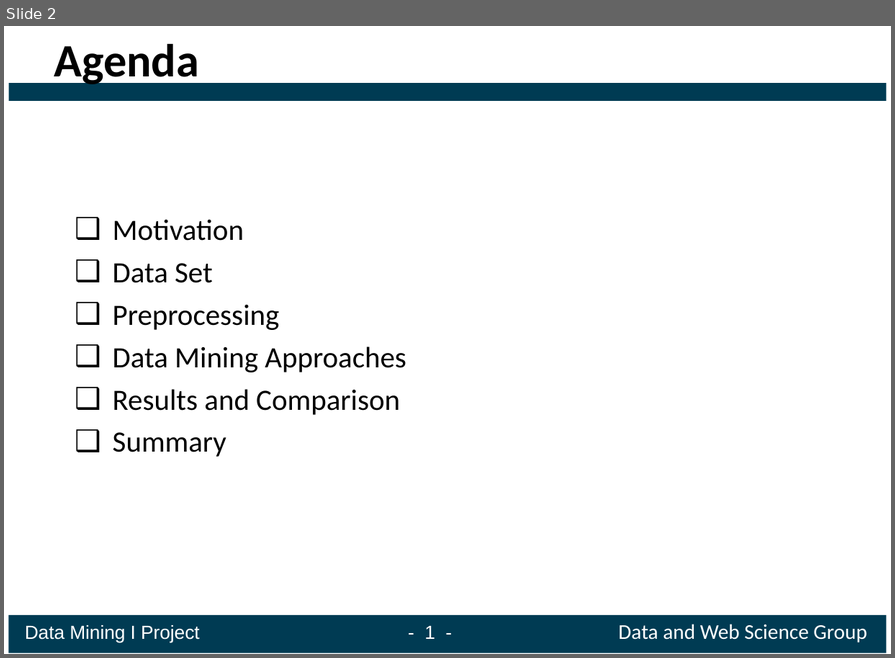
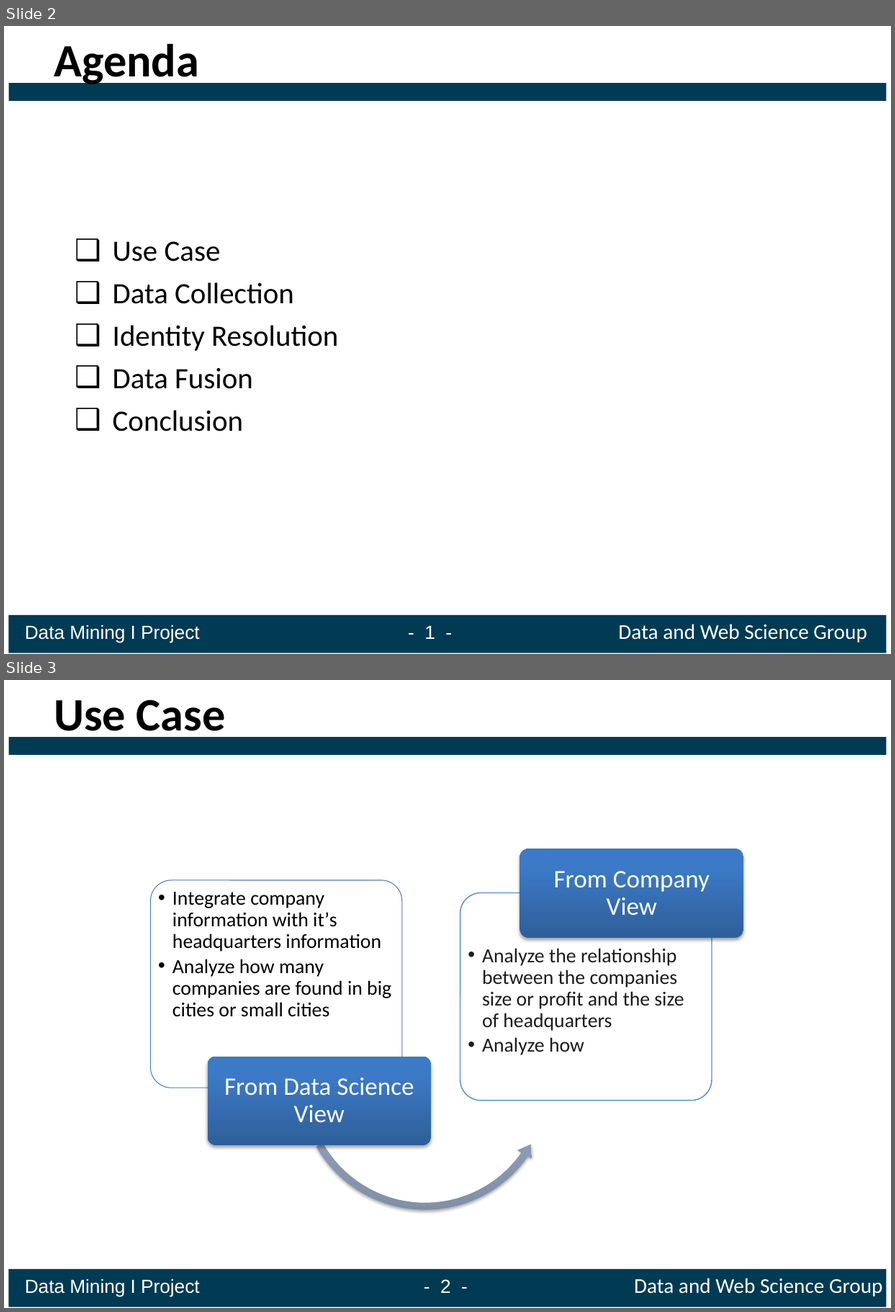
Before and after one commit to ofrendo/WebDataIntegration, a slide deck: presentation/Presentation_template.pptx. Shown one above the other, each under a label of ours: slide 2 before the commit, slides 2 and 3 after it. The pictures are 895x658 and 895x1312 pixels, drawn with LibreOffice and Linux fonts; fonts in the diff are those of the drawing. Boxes give left, top, right and bottom in pixels: in the first picture for what was removed or moved away, otherwise in the second. Text is boxed around its words. In the diff, an @@ line names an element or a change of style, - is before the commit and + after.

```diff
--- a/presentation/Presentation_template.pptx
+++ b/presentation/Presentation_template.pptx
@@ slide 3 added at [4,680,891,1308], background #FFFFFF; not listed: 2 template elements that a slide beside it also shows @@
@@ title added at [54,699,226,742], 44 pt, text #000000, bold @@
+Use Case
@@ group added at [150,849,744,1214]: 4 rounded rectangles, 4 texts, 1 left circular arrow @@
+  •• Integrate company information with it’s headquarters information
+  •• Analyze how many companies are found in big cities or small cities
+From Data Science View
+  •• Analyze the relationship between the companies size or profit and the size of headquarters
+  •• Analyze how
+From Company View
@@ text added at [25,1278,882,1297], 20 pt, text #FFFFFF @@
+Data Mining I Project - 2 - Data and Web Science Group
@@ slide 2 changed as well @@
@@ text at [113,241,338,431]: text changed @@
-  ❑ Motivation
-  ❑ Data Set
-  ❑ Preprocessing
-  ❑ Data Mining Approaches
-  ❑ Results and Comparison
-  ❑ Summary
+  ❑ Use Case
+  ❑ Data Collection
+  ❑ Identity Resolution
+  ❑ Data Fusion
+  ❑ Conclusion
```
Also in this commit, not shown: 1 other slide changed, 1 other slide added, 1 slide removed, 1 other file.
